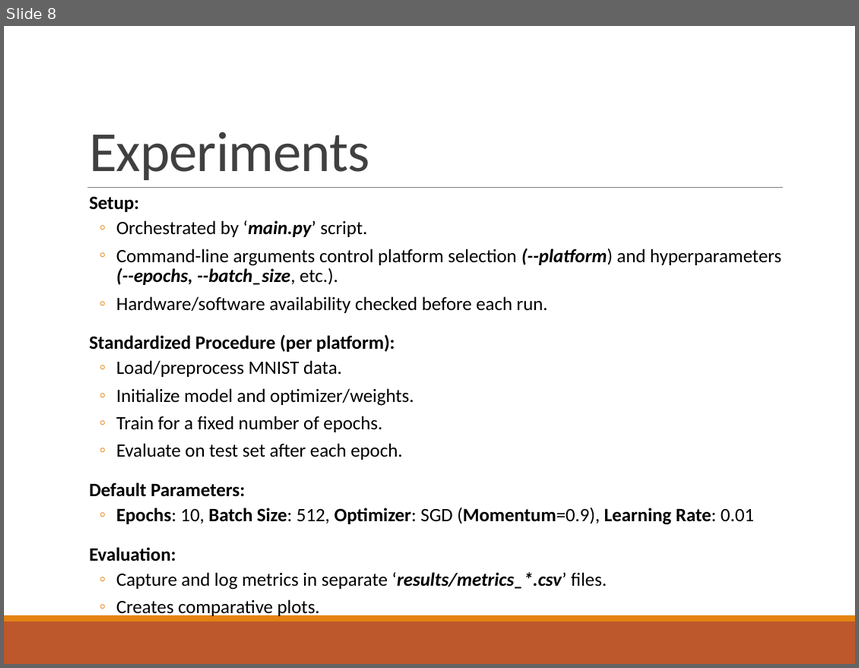
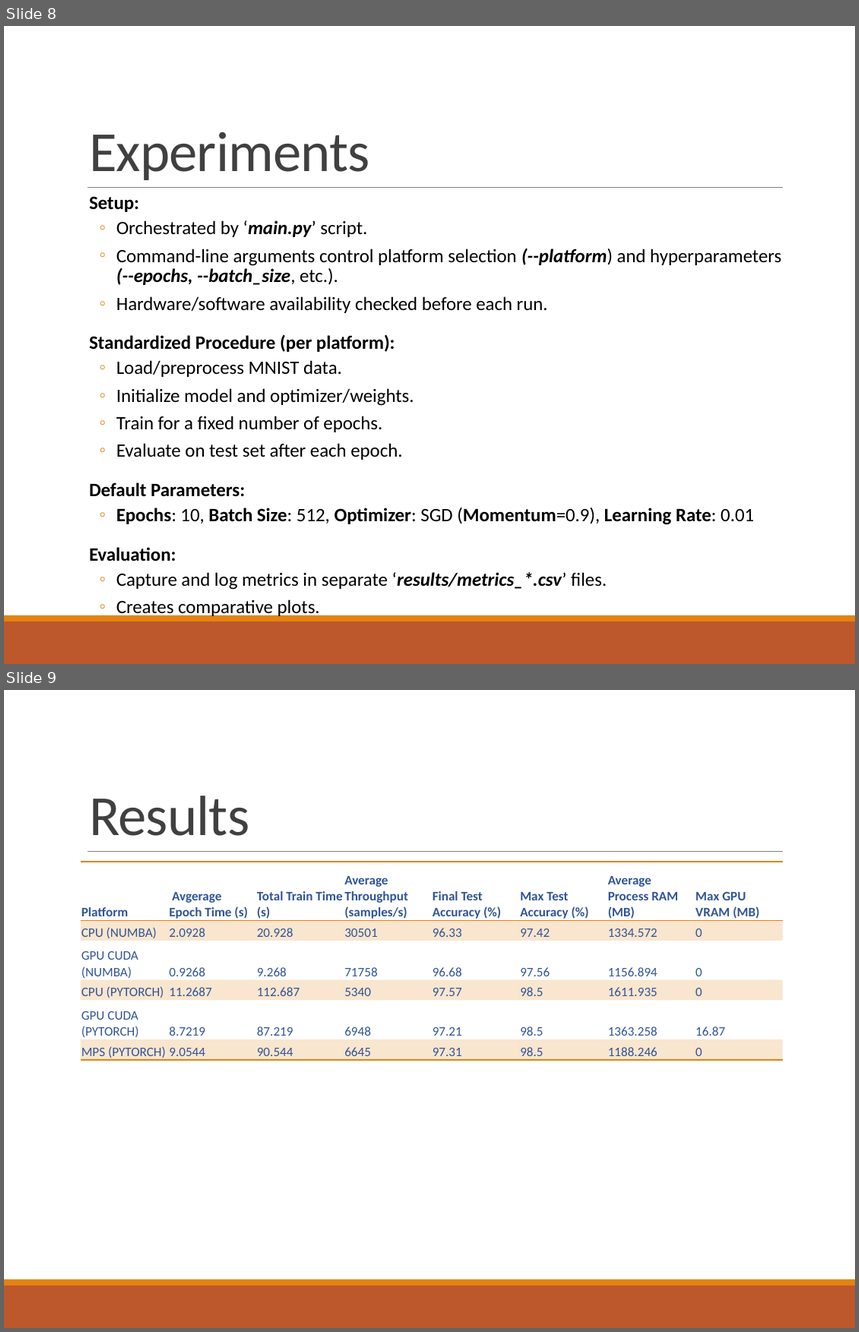
Before and after one commit to geetikak13/cnn_performance_comparison, a slide deck: Report/Group-6 Final Report.pptx. Shown one above the other, each under a label of ours: slide 8 before the commit, slides 8 and 9 after it. The pictures are 859x668 and 859x1332 pixels, drawn with LibreOffice and Linux fonts; fonts in the diff are those of the drawing. Boxes give left, top, right and bottom in pixels: in the first picture for what was removed or moved away, otherwise in the second. Text is boxed around its words. In the diff, an @@ line names an element or a change of style, - is before the commit and + after.

```diff
--- a/Report/Group-6 Final Report.pptx
+++ b/Report/Group-6 Final Report.pptx
@@ slide 9 added at <box>4,690,855,1328</box>, background #FFFFFF; not listed: 3 template elements that a slide beside it also shows @@
@@ title added at <box>89,796,249,836</box>, 48 pt, text #404040 @@
+Results
@@ table added at <box>81,862,782,1063</box>, 6 rows, 8 columns @@
+Platform | Avgerage Epoch Time (s) | Total Train Time (s) | Average Throughput (samples/s) | Final Test Accuracy (%) | Max Test Accuracy (%) | Average Process RAM (MB) | Max GPU VRAM (MB)
+CPU (NUMBA) | 2.0928 | 20.928 | 30501 | 96.33 | 97.42 | 1334.572 | 0
+GPU CUDA (NUMBA) | 0.9268 | 9.268 | 71758 | 96.68 | 97.56 | 1156.894 | 0
+CPU (PYTORCH) | 11.2687 | 112.687 | 5340 | 97.57 | 98.5 | 1611.935 | 0
+GPU CUDA (PYTORCH) | 8.7219 | 87.219 | 6948 | 97.21 | 98.5 | 1363.258 | 16.87
+MPS (PYTORCH) | 9.0544 | 90.544 | 6645 | 97.31 | 98.5 | 1188.246 | 0
```
Also in this commit, not shown: 4 other slides added, 2 slides removed.
